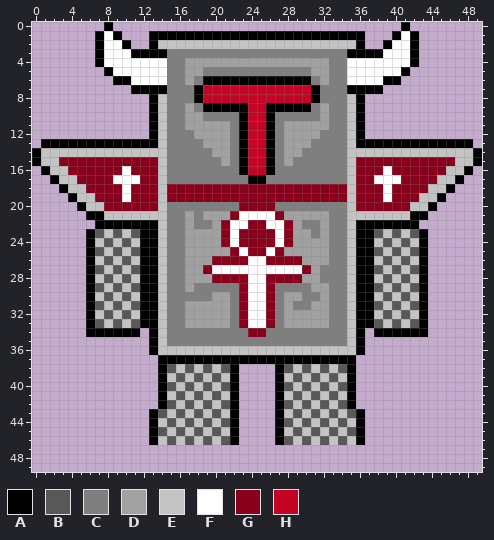
Two versions of one pixel-art sprite, Game/Assets/fighter.png. The picture above was drawn from the file before the commit.
The file is 50x50 pixels. The old version is drawn lined up with the new one.
Palette (. is transparent): A #000000  B #585858  C #7f7f7f  D #a1a1a1  E #c3c3c3  F #ffffff  G #88001b  H #c40424
Pixels before (only the part around the change), first column x 6:
34 AAAAAA.AECCCCCCCCCGGCCCCCCCCCEA.AAAAAA......
35 .......AECCCCCCCCCCCCCCCCCCCCEA.............
36 .......AEEEEEEEEEEEEEEEEEEEEEEA.............
37 ........AAAAAAAAAAAAAAAAAAAAAA..............
38 ........ABEBEBEBA....ABEBEBEBA..............
39 ........AEBEBEBEA....AEBEBEBEA..............
40 ........ABEBEBEBA....ABEBEBEBA..............
41 ........AEBEBEBEA....AEBEBEBEA..............
42 ........ABEBEBEBA....ABEBEBEBA..............
43 .......ABEBEBEBEA....AEBEBEBEBA.............
44 .......AEBEBEBEBA....ABEBEBEBEA.............
45 .......ABEBEBEBEA....AEBEBEBEBA.............
46 .......AEBEBEBEBA....ABEBEBEBEA.............
47 ............................................
48 ............................................
49 ............................................
After the commit:
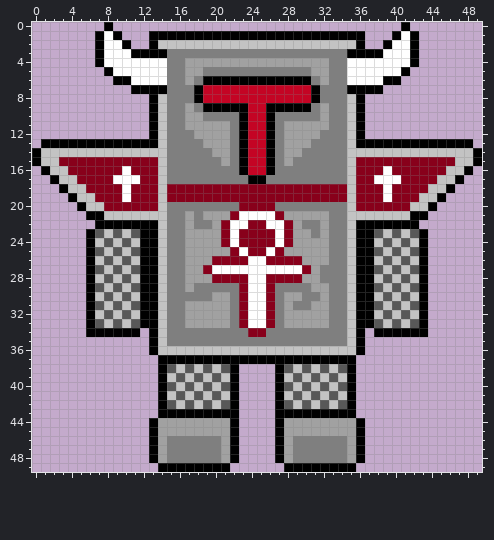
Difference:
whole drawing moved by +0,-3 (the old picture is shown already moved)
y 43: x 13..21 ABEBEBEBE -> .AAAAAAAA; x 28..36 EBEBEBEBA -> AAAAAAAA.
y 44: x 14..21 EBEBEBEB -> DDDDDDDD; x 28..35 BEBEBEBE -> DDDDDDDD
y 45: x 14..21 BEBEBEBE -> DDDDDDDD; x 28..35 EBEBEBEB -> DDDDDDDD
y 46: x 14..21 EBEBEBEB -> DCCCCCCD; x 28..35 BEBEBEBE -> DCCCCCCD
y 47..48: x 13..22 .......... -> ADCCCCCCDA; x 27..36 .......... -> ADCCCCCCDA
y 49: x 14..21 ........ -> AAAAAAAA; x 28..35 ........ -> AAAAAAAA
Boxes around the changes in both pictures, in picture pixels (x1, y1, x2, y2):
changed: (149, 409, 239, 472)
changed: (275, 409, 365, 472)
